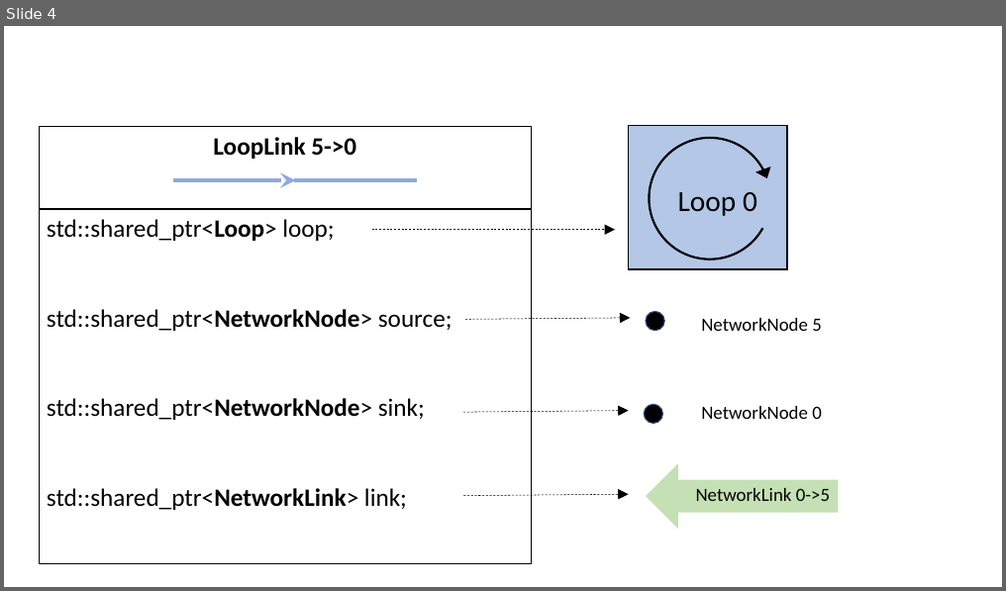
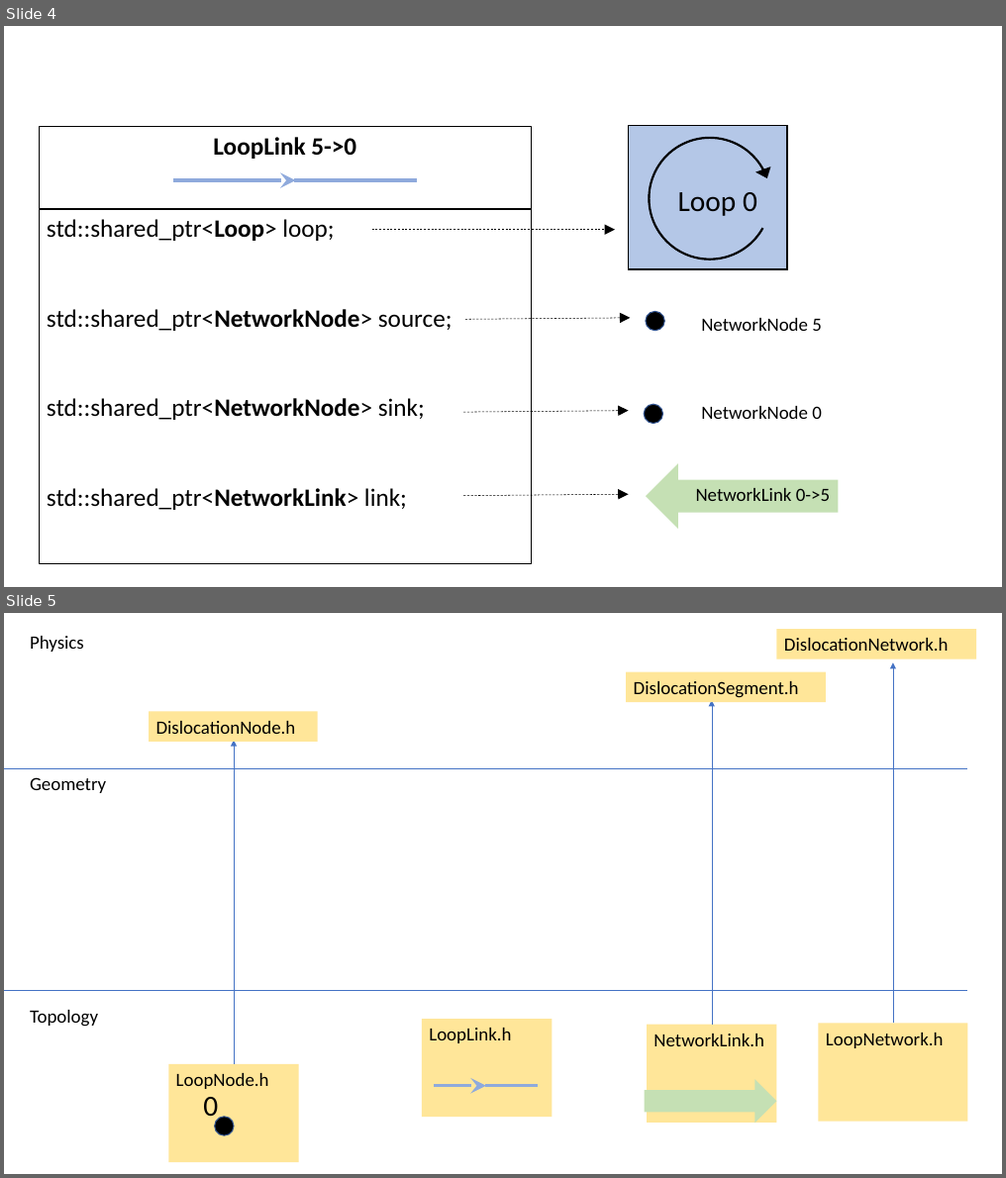
Before and after one commit to giacomo-po/MoDELib, a slide deck: doxygen/dox/Figures.pptx. Shown one above the other, each under a label of ours: slide 4 before the commit, slides 4 and 5 after it. The pictures are 1006x591 and 1006x1178 pixels, drawn with LibreOffice and Linux fonts; fonts in the diff are those of the drawing. Boxes give left, top, right and bottom in pixels: in the first picture for what was removed or moved away, otherwise in the second. Text is boxed around its words. In the diff, an @@ line names an element or a change of style, - is before the commit and + after.

```diff
--- a/doxygen/dox/Figures.pptx
+++ b/doxygen/dox/Figures.pptx
@@ slide 5 added at bbox=[4, 613, 1002, 1174], background #FFFFFF @@
@@ text added at bbox=[30, 636, 84, 652], 18 pt, text #000000 @@
+Physics
@@ rectangle added at bbox=[776, 629, 976, 659], fill #FFE699, 18 pt, text #000000 @@
+DislocationNetwork.h
@@ arrow added from (893, 1023) to (893, 663), #4472C4 0.5 pt @@
@@ rectangle added at bbox=[626, 672, 826, 702], fill #FFE699, 18 pt, text #000000 @@
+DislocationSegment.h
@@ arrow added from (712, 1025) to (712, 700), #4472C4 0.5 pt @@
@@ rectangle added at bbox=[149, 712, 318, 742], fill #FFE699, 18 pt, text #000000 @@
+DislocationNode.h
@@ arrow added from (234, 1064) to (234, 741), #4472C4 0.5 pt @@
@@ line added from (4, 768) to (968, 768), #4472C4 0.5 pt @@
@@ text added at bbox=[30, 777, 106, 793], 18 pt, text #000000 @@
+Geometry
@@ line added from (4, 990) to (968, 990), #4472C4 0.5 pt @@
@@ text added at bbox=[30, 1010, 98, 1027], 18 pt, text #000000 @@
+Topology
@@ rectangle added at bbox=[422, 1019, 552, 1117], fill #FFE699, 18 pt, text #000000 @@
+LoopLink.h
@@ rectangle added at bbox=[648, 1025, 777, 1123], fill #FFE699, 18 pt, text #000000 @@
+NetworkLink.h
@@ rectangle added at bbox=[819, 1023, 968, 1121], fill #FFE699, 18 pt, text #000000 @@
+LoopNetwork.h
@@ rectangle added at bbox=[168, 1064, 299, 1162], fill #FFE699, 18 pt, text #000000 @@
+LoopNode.h
@@ arrow added from (434, 1086) to (486, 1086), #8FAADC 3 pt @@
@@ line added from (486, 1086) to (538, 1086), #8FAADC 3 pt @@
@@ right arrow added at bbox=[645, 1079, 776, 1124], fill #C5E0B4 @@
@@ text added at bbox=[203, 1097, 218, 1123], 28 pt, text #000000 @@
+0
@@ ellipse added at bbox=[214, 1117, 234, 1137], fill #000000, outline #325491 1 pt @@
```
Also in this commit, not shown: 1 slide changed, 5 other slides added, 24 other files.
